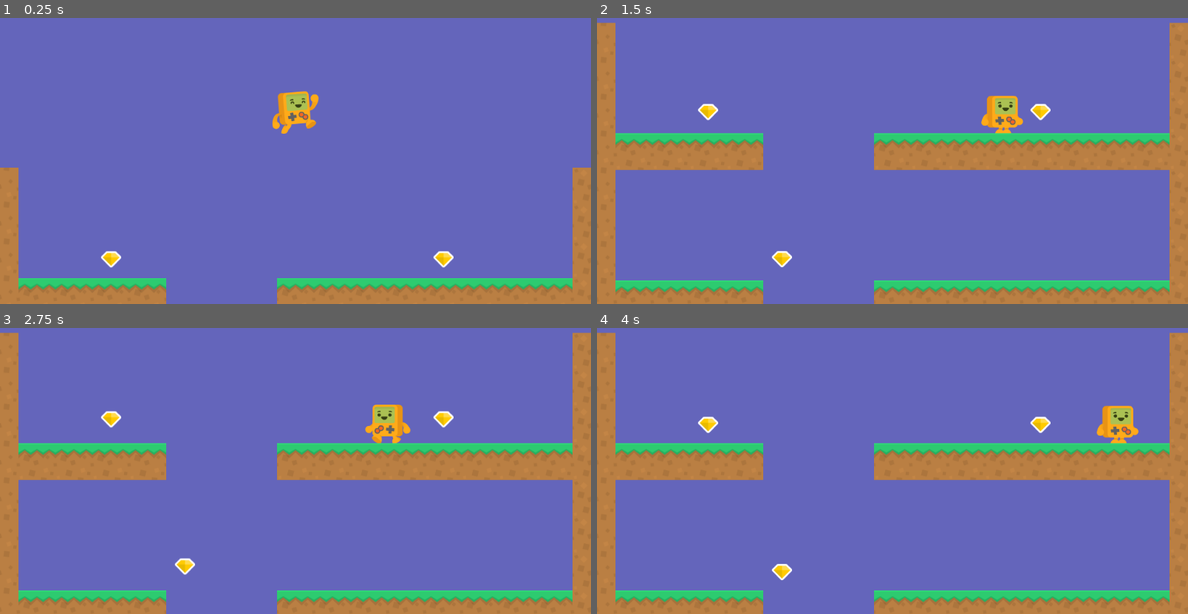
Above: before the commit, frames 1-4 (two rows, left to right).
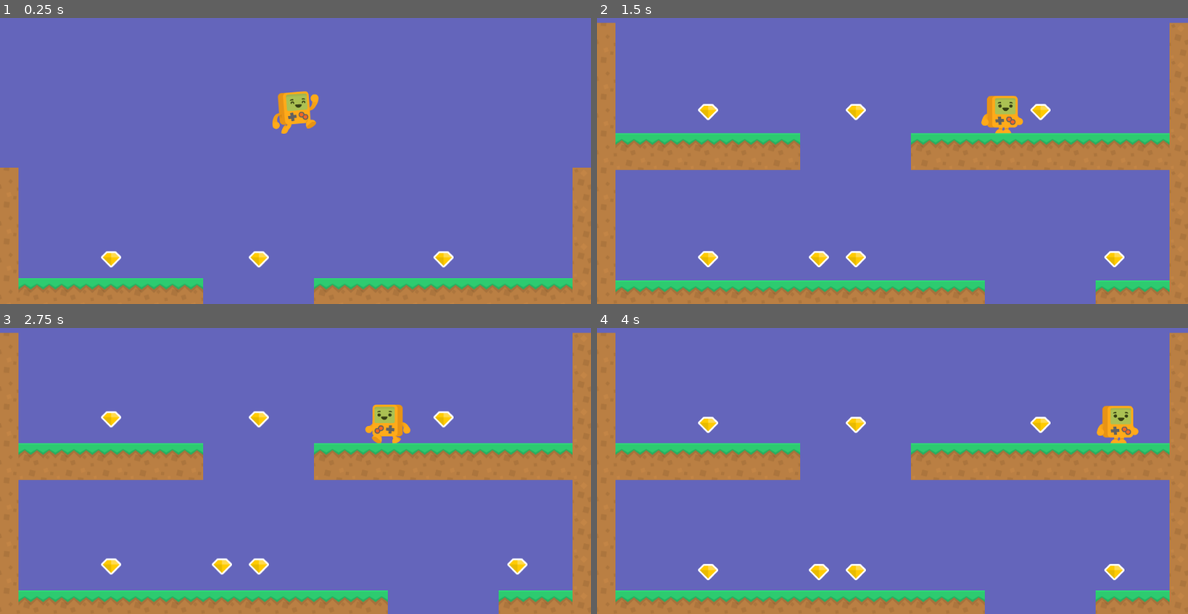
Above: after the commit, the same moments.

Repository: CloneDeath/DiamondFall
Game: Godot game, scene res://Main.tscn
Same seed, same stepped clock (60 frames per second), same inputs: the game is played once before the commit and once after it.
Inputs:
- Up to frame 1 (0.25 s): no input
- Up to frame 2 (1.5 s): hold Right (ui_right) from 0.53 s (still down)
- Up to frame 3 (2.75 s): release Right (ui_right) at 2.03 s; hold Left (ui_left) from 2.03 s (still down)
- Up to frame 4 (4 s): release Left (ui_left) at 2.78 s; hold Right (ui_right) from 2.78 s (still down)

The runs differ from the first frame. In frame 1, 1.3% of the frame differs, in the area x 28-54%, y 81-100%; in frame 2, 5.5%; in frame 3, 5.5%; in frame 4, 5.5%, in the area x 17-90%, y 30-100%.

Commit message:
Added level generator, and randomly put gems on each level.

Diff:
--- /dev/null
+++ b/LevelGenerator.gd
@@ -0,0 +1,10 @@
+extends Node2D
+
+export var Levels = 10;
+var LevelScene = ResourceLoader.load("res://Tile/RandomFloor.tscn");
+
+func _ready():
+	for i in range(Levels - 1):
+		var level = LevelScene.instance();
+		level.position = Vector2(0, (i + 1) * (64 * 4) + (3*64))
+		add_child(level);
--- /dev/null
+++ b/LevelGenerator.tscn
@@ -0,0 +1,13 @@
+[gd_scene load_steps=3 format=2]
+
+[ext_resource path="res://LevelGenerator.gd" type="Script" id=1]
+[ext_resource path="res://Tile/RandomFloor.tscn" type="PackedScene" id=2]
+
+[node name="LevelGenerator" type="Node2D" index="0"]
+
+script = ExtResource( 1 )
+Levels = 10
+
+[node name="RandomFloor" parent="." index="0" instance=ExtResource( 2 )]
+
+position = Vector2( 0, 192 )
--- a/Main.tscn
+++ b/Main.tscn
@@ -1,9 +1,8 @@
-[gd_scene load_steps=5 format=2]
+[gd_scene load_steps=4 format=2]
 
 [ext_resource path="res://Hero/Hero.tscn" type="PackedScene" id=1]
-[ext_resource path="res://Tile/RandomFloor.tscn" type="PackedScene" id=2]
-[ext_resource path="res://Diamond/Diamond.tscn" type="PackedScene" id=3]
-[ext_resource path="res://Game_Music_01.wav" type="AudioStream" id=4]
+[ext_resource path="res://Game_Music_01.wav" type="AudioStream" id=2]
+[ext_resource path="res://LevelGenerator.tscn" type="PackedScene" id=3]
 
 [node name="Node" type="Node" index="0"]
 
@@ -39,79 +38,16 @@
 editor_draw_drag_margin = false
 _sections_unfolded = [ "Drag Margin", "Transform" ]
 
-[node name="SingleHoleFloor" parent="." index="1" instance=ExtResource( 2 )]
+[node name="AudioStreamPlayer" type="AudioStreamPlayer" parent="." index="1"]
 
-position = Vector2( 0, 576 )
-
-[node name="SingleHoleFloor2" parent="." index="2" instance=ExtResource( 2 )]
-
-position = Vector2( 0, 832 )
-
-[node name="SingleHoleFloor3" parent="." index="3" instance=ExtResource( 2 )]
-
-position = Vector2( 0, 1088 )
-
-[node name="SingleHoleFloor4" parent="." index="4" instance=ExtResource( 2 )]
-
-position = Vector2( 0, 2112 )
-
-[node name="SingleHoleFloor5" parent="." index="5" instance=ExtResource( 2 )]
-
-position = Vector2( 0, 1344 )
-
-[node name="SingleHoleFloor6" parent="." index="6" instance=ExtResource( 2 )]
-
-position = Vector2( 0, 1600 )
-
-[node name="SingleHoleFloor7" parent="." index="7" instance=ExtResource( 2 )]
-
-position = Vector2( 0, 1856 )
-
-[node name="SingleHoleFloor8" parent="." index="8" instance=ExtResource( 2 )]
-
-position = Vector2( 0, 2368 )
-
-[node name="SingleHoleFloor9" parent="." index="9" instance=ExtResource( 2 )]
-
-position = Vector2( 0, 2624 )
-
-[node name="Diamond" parent="." index="10" instance=ExtResource( 3 )]
-
-position = Vector2( 192, 512 )
-
-[node name="Diamond2" parent="." index="11" instance=ExtResource( 3 )]
-
-position = Vector2( 768, 512 )
-
-[node name="Diamond3" parent="." index="12" instance=ExtResource( 3 )]
-
-position = Vector2( 320, 768 )
-
-[node name="Diamond4" parent="." index="13" instance=ExtResource( 3 )]
-
-position = Vector2( 512, 1024 )
-
-[node name="Diamond5" parent="." index="14" instance=ExtResource( 3 )]
-
-position = Vector2( 320, 1280 )
-
-[node name="Diamond6" parent="." index="15" instance=ExtResource( 3 )]
-
-position = Vector2( 768, 1280 )
-
-[node name="Diamond7" parent="." index="16" instance=ExtResource( 3 )]
-
-position = Vector2( 512, 1536 )
-
-[node name="Diamond8" parent="." index="17" instance=ExtResource( 3 )]
-
-position = Vector2( 320, 1792 )
-
-[node name="AudioStreamPlayer" type="AudioStreamPlayer" parent="." index="18"]
-
-stream = ExtResource( 4 )
+stream = ExtResource( 2 )
 volume_db = 0.0
 pitch_scale = 1.0
 autoplay = true
 mix_target = 0
 bus = "Master"
+
+[node name="LevelGenerator" parent="." index="2" instance=ExtResource( 3 )]
+
+position = Vector2( 0, 384 )
+Levels = 20
--- a/Tile/RandomFloor.gd
+++ b/Tile/RandomFloor.gd
@@ -1,9 +1,16 @@
 extends Node2D
 
 const NumberOfTiles = 17;
+var DiamondScene = ResourceLoader.load("res://Diamond/Diamond.tscn");
 
 func _ready():
 	randomize()
 	var startIndex = 1 + (randi() % (NumberOfTiles-5));
 	for i in range(startIndex, startIndex+3):
 		get_node("Ground%s" % i).queue_free();
+
+	for i in range(0, NumberOfTiles - 2):
+		if (randi() % 5 != 0): continue;
+		var diamond = DiamondScene.instance();
+		diamond.position = Vector2(i + 1, -1) * 64;
+		add_child(diamond);
